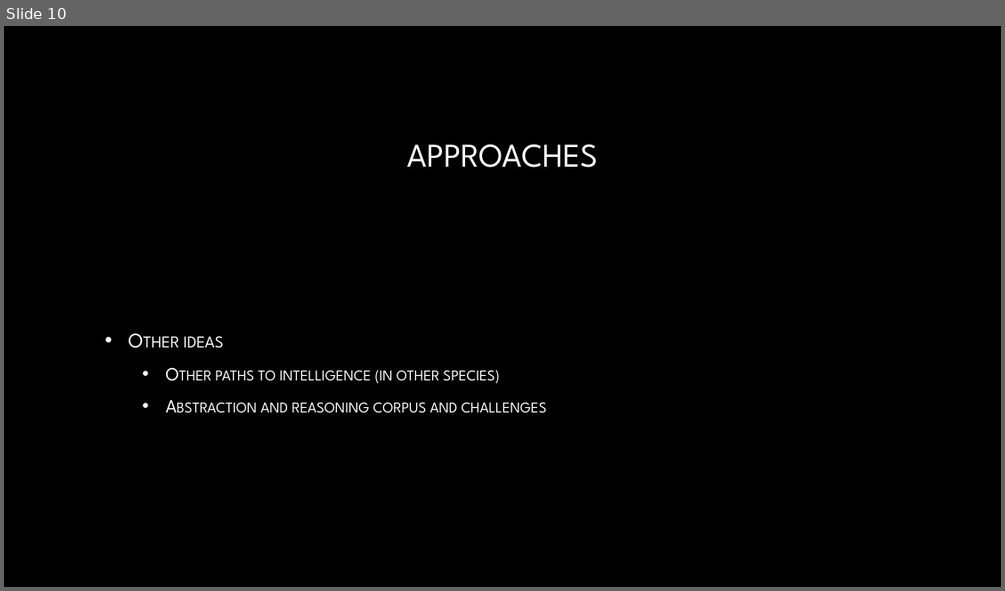
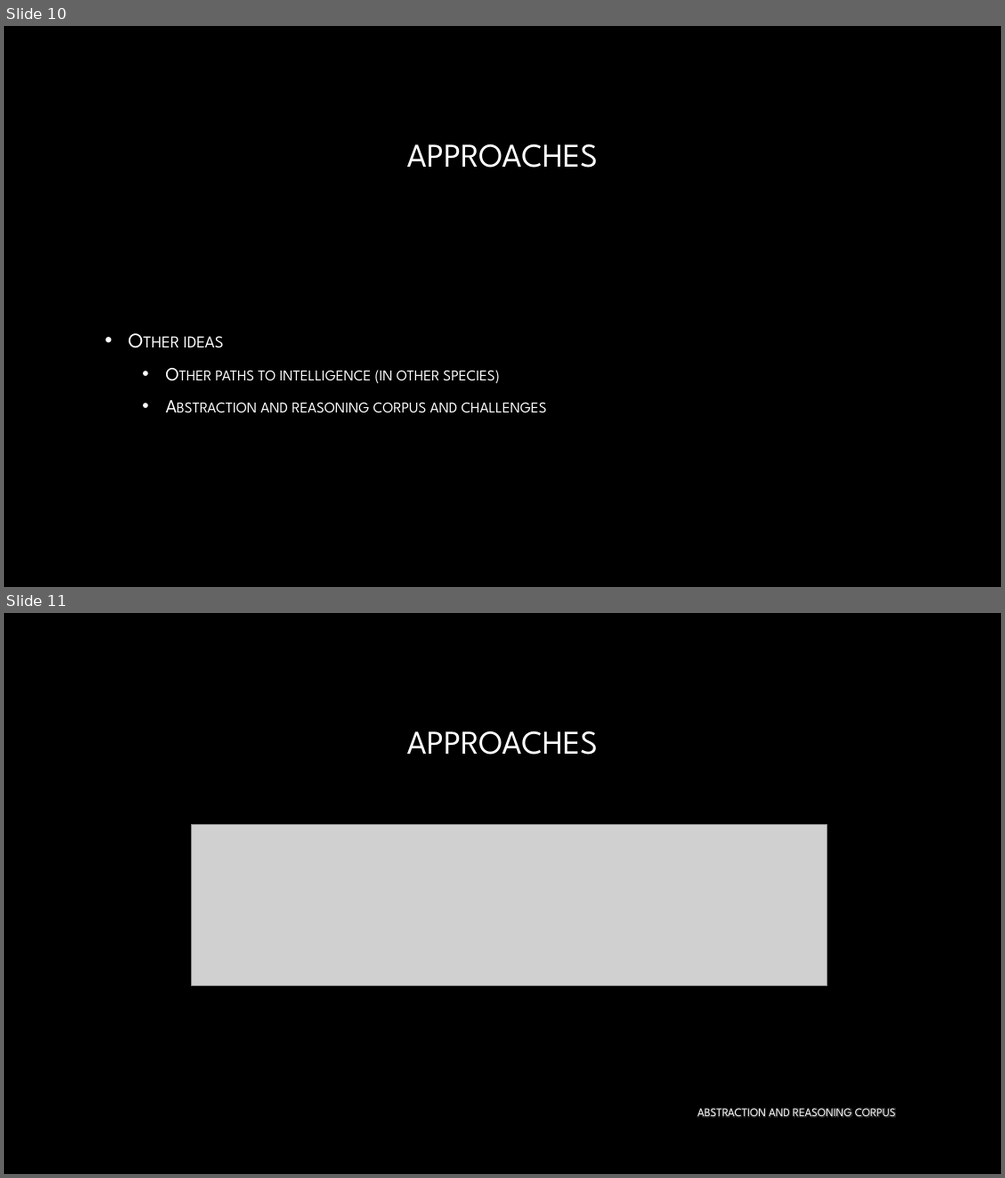
Before and after one commit to neelsoumya/special_topics_unconventional_AI, a slide deck: intro.pptx. Shown one above the other, each under a label of ours: slide 10 before the commit, slides 10 and 11 after it. The pictures are 1005x591 and 1005x1178 pixels, drawn with LibreOffice and Linux fonts; fonts in the diff are those of the drawing; grey boxes stand for pictures; background and template pictures are left out. Boxes give left, top, right and bottom in pixels: in the first picture for what was removed or moved away, otherwise in the second. Text is boxed around its words. In the diff, an @@ line names an element or a change of style, - is before the commit and + after.

```diff
--- a/intro.pptx
+++ b/intro.pptx
@@ slide 11 added at [4, 613, 1001, 1174], background picture (left out) @@
@@ title added at [407, 731, 598, 755], 32 pt, text gradient #FFFFFF to #A6A6A6 @@
+APPROACHES
@@ picture added at [191, 825, 826, 985] @@
@@ text added at [697, 1108, 896, 1117], 11 pt, text gradient #FFFFFF to #A6A6A6 @@
+ABSTRACTION AND REASONING CORPUS
```
Also in this commit, not shown: 1 slide changed, 1 other file.
